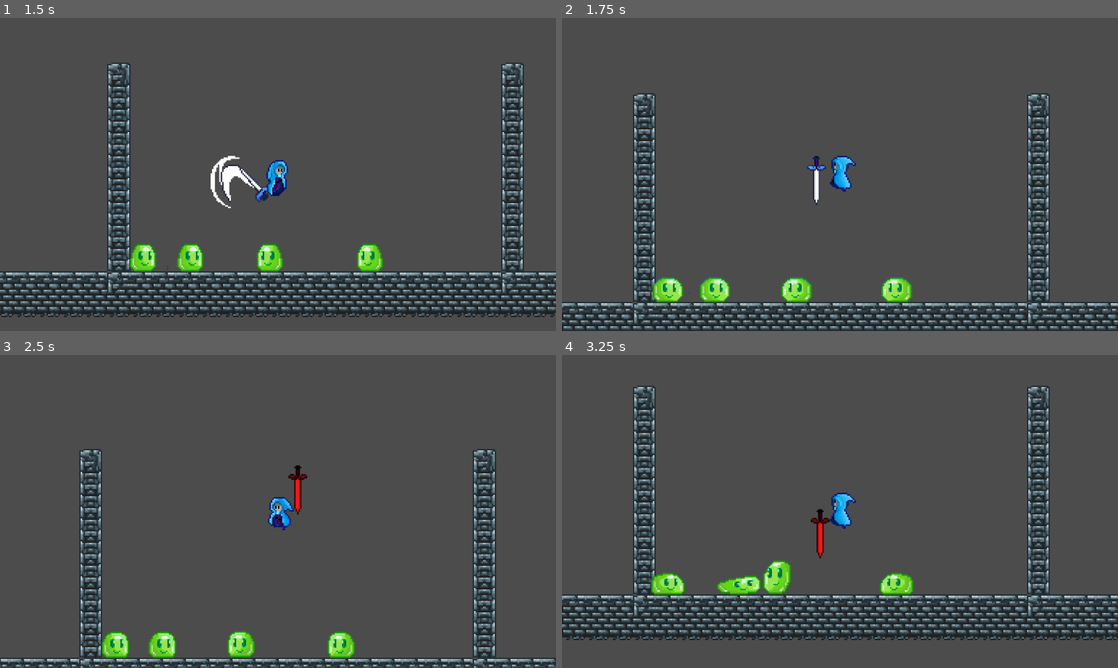
Above: before the commit, frames 1-4 (two rows, left to right).
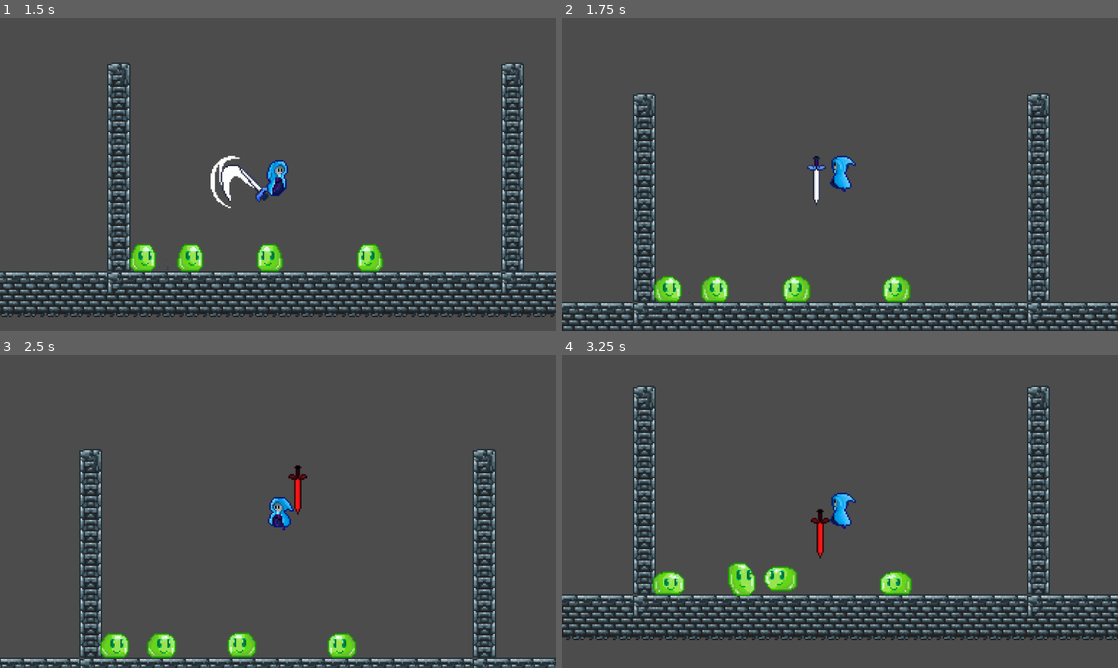
Above: after the commit, the same moments.

Repository: suomanic/LittleBlueHat
Game: Godot game, scene res://Levels/TestLevel.tscn
Same seed, same stepped clock (60 frames per second), same inputs: the game is played once before the commit and once after it.
Inputs (mouse positions are in pixels of both pictures, inside the frame that each line leads up to):
- Up to frame 1 (1.5 s): move the mouse to (400, 158) at 0.52 s; hold S (Crouch) 0.53-1.28 s; hold D (move_right) from 0.53 s (still down); tap Space (jump) at 0.77 s; move the mouse to (166, 190) at 1.27 s; click (166, 190) at 1.35 s
- Up to frame 2 (1.75 s): keep holding D (move_right); tap Space (jump) at 1.52 s
- Up to frame 3 (2.5 s): move the mouse to (333, 442) at 2.02 s; release D (move_right) at 2.03 s; hold A (move_left) from 2.03 s (still down); tap C (change_element) at 2.1 s
- Up to frame 4 (3.25 s): move the mouse to (812, 574) at 2.77 s; release A (move_left) at 2.78 s; hold D (move_right) from 2.78 s (still down); tap S (Crouch) at 2.85 s; tap Space (jump) at 3.02 s

Frame 1 is identical in both runs. In frame 2, 0.8% of the frame differs, in the area x 16-63%, y 82-91%; in frame 3, 0.5%; in frame 4, 1.3%, in the area x 16-64%, y 65-78%.

Commit message:
Opt: 一些小修改和注释补充
1. 对物理对象在_integrate_forces内修改状态而不是_physics_process内，以减少一些奇奇怪怪的问题
2. 简洁代码

Diff:
--- a/Actors/Enemy/Slime/Slime.gd
+++ b/Actors/Enemy/Slime/Slime.gd
@@ -35,7 +35,7 @@
 	state_machine = StateMachine.new(N_MoveState.new(self))
 	element_state = "Normal"
 
-func _physics_process(delta) -> void:
+func _integrate_forces(state) -> void:
 	state_machine.update()
 	_turn_around()
 
@@ -46,11 +46,13 @@
 func _turn_around():
 	if f_ray_cast.is_colliding() and moving_finished and !b_ray_cast.is_colliding():
 		is_moving_left = !is_moving_left
-		sprite_sheet.scale.x = -sprite_sheet.scale.x
-		f_ray_cast.rotation = -f_ray_cast.rotation
-		b_ray_cast.rotation = -b_ray_cast.rotation
-		hit_collision.scale.x = -hit_collision.scale.x
-		get_node("PhysicCollision").scale.x = -get_node("PhysicCollision").scale.x
+
+		# 二维刚体在直接设置scale.x时会出现问题
+		# 详见https://github.com/godotengine/godot/issues/12335
+		# 这里暂时暴力将所有含有scale属性的子实例的scale.x置反，等待引擎解决问题
+		for child in get_children():
+			if child.get("scale") != null:
+				child.scale.x = -child.scale.x
 	pass
 
 func _hurt_end():
--- a/Actors/Enemy/Slime/Slime.tscn
+++ b/Actors/Enemy/Slime/Slime.tscn
@@ -27,8 +27,7 @@
 "values": [ 42, 44, 45, 46, 47, 48, 49, 50 ]
 }
 
-[sub_resource type="Animation" id=2]
-resource_name = "I_Idle_Anim"
+[sub_resource type="Animation" id=3]
 loop = true
 tracks/0/type = "value"
 tracks/0/path = NodePath("AnimationSheet:frame")
@@ -43,8 +42,7 @@
 "values": [ 20 ]
 }
 
-[sub_resource type="Animation" id=3]
-resource_name = "I_Shake_Anim"
+[sub_resource type="Animation" id=4]
 length = 0.15
 step = 0.05
 tracks/0/type = "value"
@@ -76,8 +74,7 @@
 "values": [ 19, 21, 22, 20 ]
 }
 
-[sub_resource type="Animation" id=5]
-resource_name = "ItoN_Anim"
+[sub_resource type="Animation" id=6]
 length = 0.6
 step = 0.075
 tracks/0/type = "value"
@@ -185,8 +182,7 @@
 } ]
 }
 
-[sub_resource type="Animation" id=8]
-resource_name = "NtoI_Anim"
+[sub_resource type="Animation" id=10]
 length = 0.25
 step = 0.05
 tracks/0/type = "value"
@@ -242,15 +238,15 @@
 shape = SubResource( 1 )
 
 [node name="AnimationPlayer" type="AnimationPlayer" parent="."]
-anims/F_Idle_Anim = SubResource( 10 )
-anims/I_Idle_Anim = SubResource( 2 )
-anims/I_Shake_Anim = SubResource( 3 )
-anims/I_Wink_Anim = SubResource( 4 )
-anims/ItoN_Anim = SubResource( 5 )
-anims/N_Idle_Anim = SubResource( 6 )
-anims/N_Move_Anim = SubResource( 7 )
-anims/NtoF_Anim = SubResource( 11 )
-anims/NtoI_Anim = SubResource( 8 )
+anims/F_Idle_Anim = SubResource( 2 )
+anims/I_Idle_Anim = SubResource( 3 )
+anims/I_Shake_Anim = SubResource( 4 )
+anims/I_Wink_Anim = SubResource( 5 )
+anims/ItoN_Anim = SubResource( 6 )
+anims/N_Idle_Anim = SubResource( 7 )
+anims/N_Move_Anim = SubResource( 8 )
+anims/NtoF_Anim = SubResource( 9 )
+anims/NtoI_Anim = SubResource( 10 )
 script = ExtResource( 5 )
 
 [node name="HitBox" type="Area2D" parent="." groups=[
@@ -260,18 +256,16 @@
 
 [node name="CollisionShape2D" type="CollisionShape2D" parent="HitBox"]
 position = Vector2( 1, -2 )
-shape = SubResource( 9 )
+shape = SubResource( 11 )
 
 [node name="FrontRayCast" type="RayCast2D" parent="."]
-rotation = 1.5708
 enabled = true
-cast_to = Vector2( 0, 25 )
+cast_to = Vector2( -25, 0 )
 collision_mask = 6
 
 [node name="BackRayCast" type="RayCast2D" parent="."]
-rotation = -1.5708
 enabled = true
-cast_to = Vector2( 0, 25 )
+cast_to = Vector2( 25, 0 )
 collision_mask = 6
 
 [node name="SlimeCollision" type="Node" parent="."]
Not shown: 6 places in Actors/Enemy/Slime/Slime.tscn that only renumber resources
